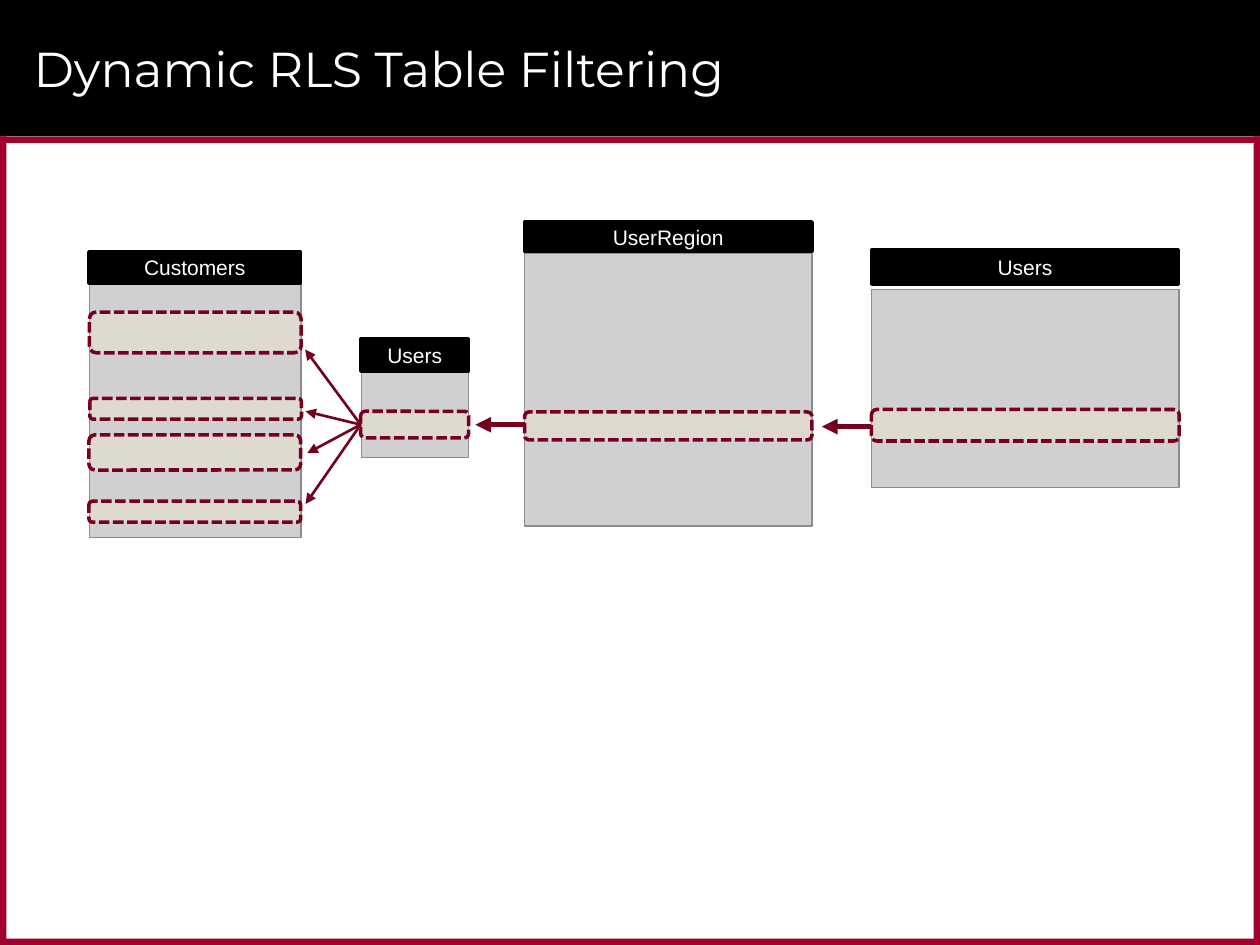
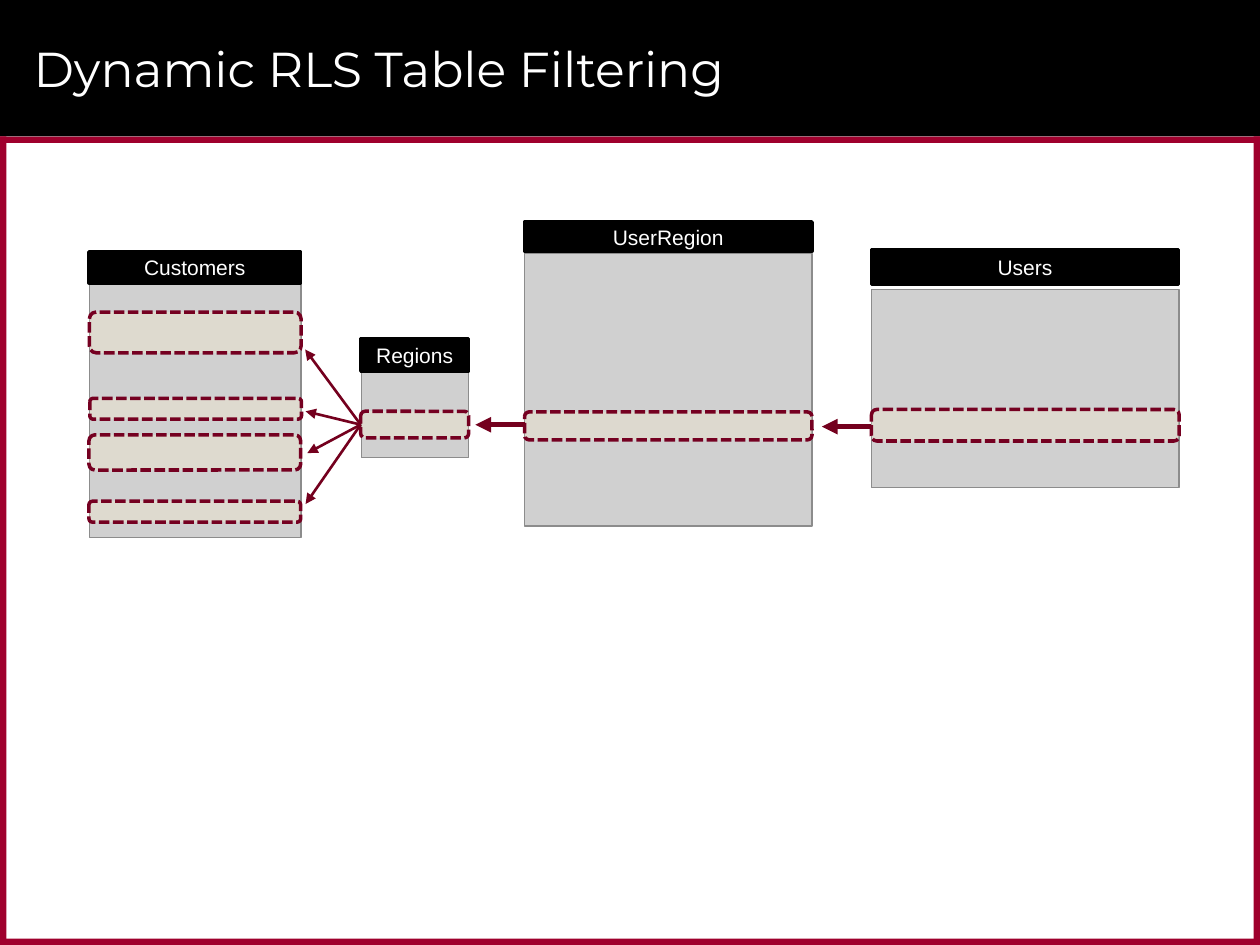
Before and after one commit to PowerBiDevCamp/Camp-Sessions, a slide deck: slide 12 of Presentations/Row Level Security.pptx (slide 21 before the commit). Drawn at 1260x945 pixels with LibreOffice and Linux fonts; fonts in the diff are those of the drawing; grey boxes stand for pictures; background and template pictures are left out. Boxes give left, top, right and bottom in pixels: in the first picture for what was removed or moved away, otherwise in the second. Text is boxed around its words. In the diff, an @@ line names an element or a change of style, - is before the commit and + after.

```diff
--- a/Presentations/Row Level Security.pptx
+++ b/Presentations/Row Level Security.pptx
@@ text in rectangle at <box>376,347,453,367</box>: text changed @@
-Users
+Regions
```
Also in this commit, not shown: 5 other slides changed, 3 slides added, 9 slides removed, 3 other files.
